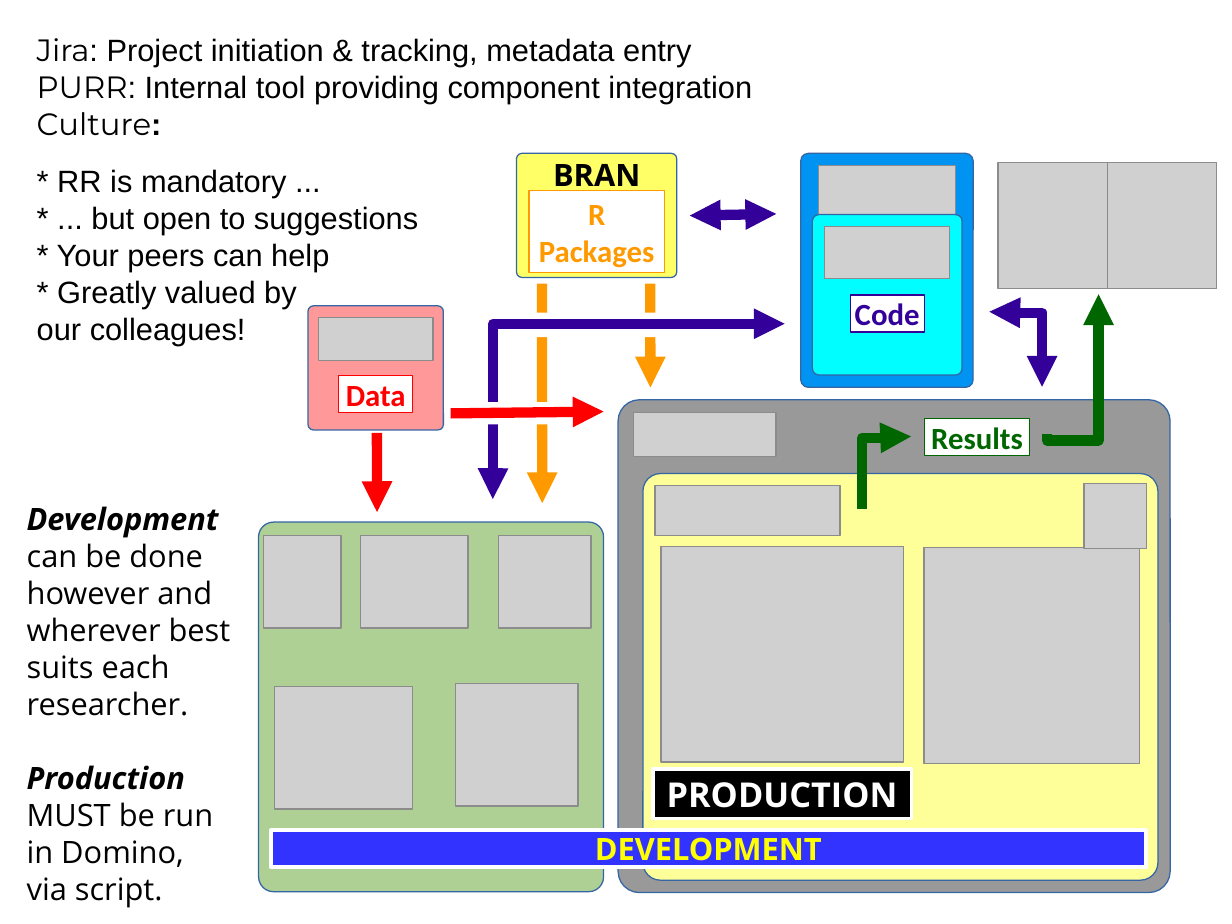
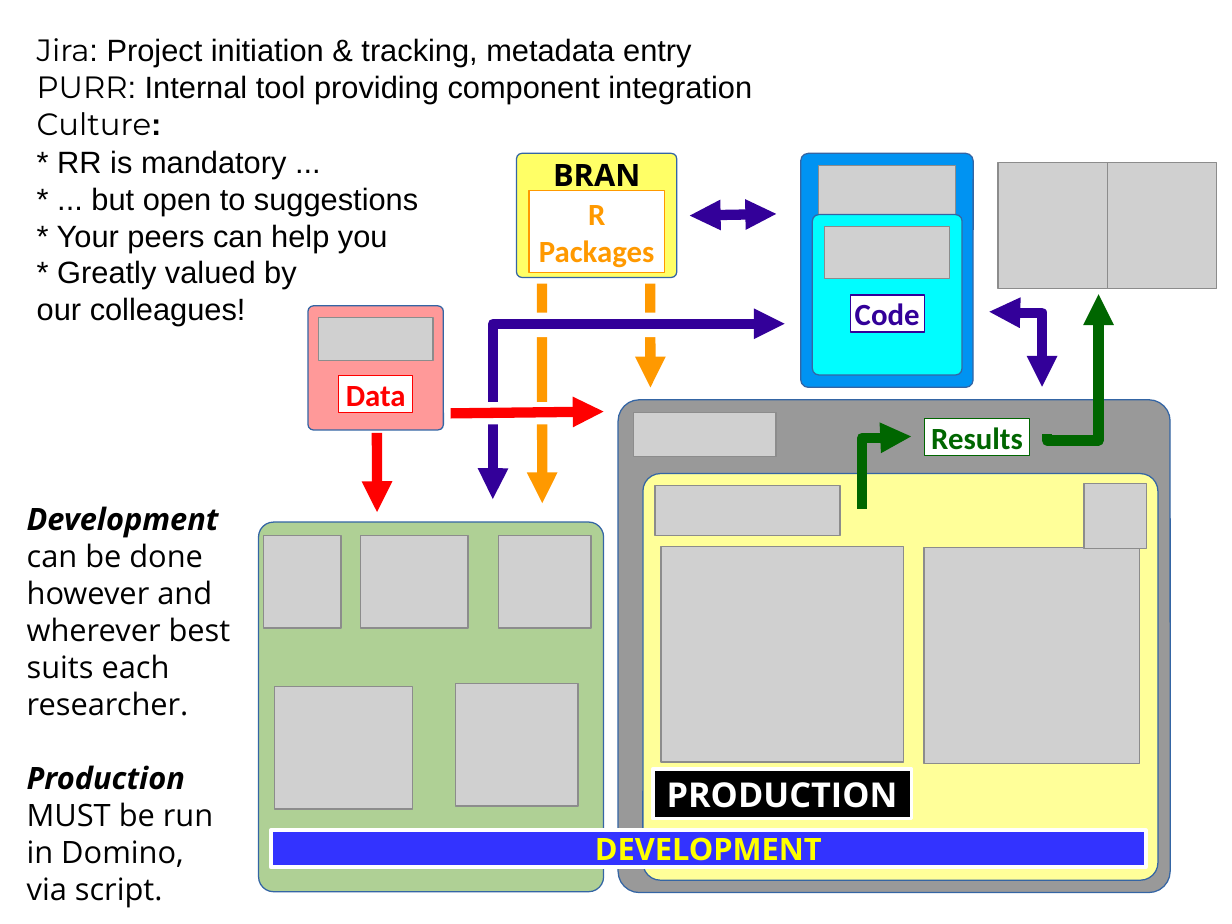
Before and after one commit to maptracker/EARL-2018, a slide deck: slide 2 of BCBB Lightning Talk/BCBB Lightning Talk.odp. Drawn at 1232x924 pixels with LibreOffice and Linux fonts; fonts in the diff are those of the drawing; grey boxes stand for pictures. Boxes give left, top, right and bottom in pixels: in the first picture for what was removed or moved away, otherwise in the second. Text is boxed around its words. In the diff, an @@ line names an element or a change of style, - is before the commit and + after.

```diff
--- a/BCBB Lightning Talk/BCBB Lightning Talk.odp
+++ b/BCBB Lightning Talk/BCBB Lightning Talk.odp
@@ text "* RR is mandatory ...": place and size @@
-text "* RR is mandatory ..." at bbox=[37, 169, 418, 345]
+text "* RR is mandatory ..." at bbox=[37, 150, 418, 326]
@@ text at bbox=[57, 224, 388, 252]: text changed @@
-* Your peers can help
+* Your peers can help you
```
Also in this commit, not shown: 1 other slide changed, 1 other file.
